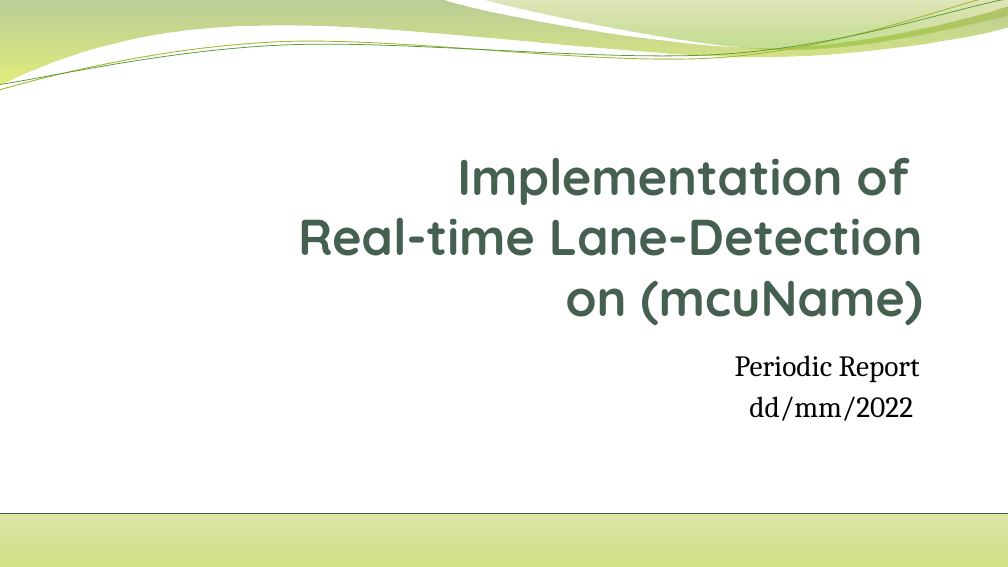
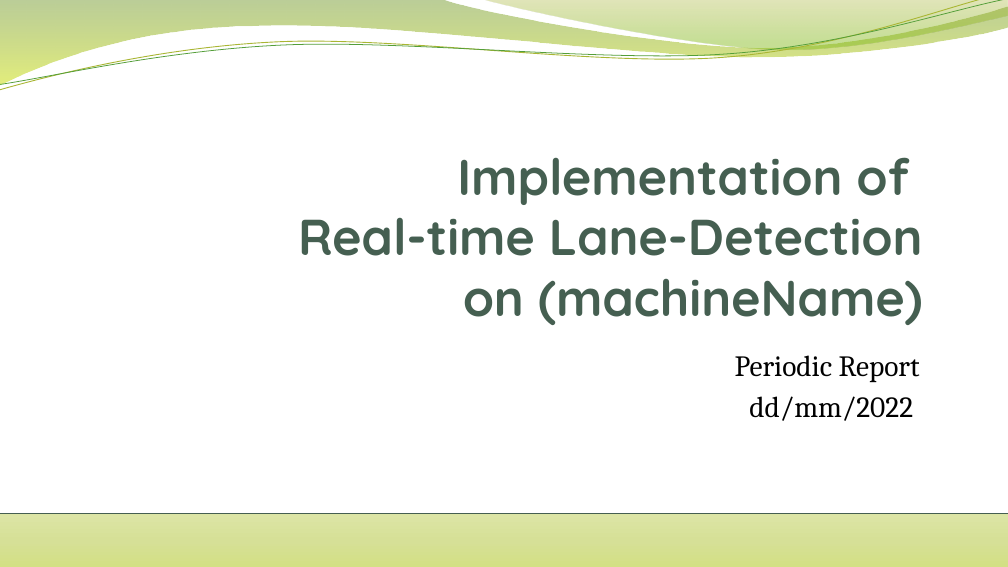
Before and after one commit to hphnngcquan/LaneDetection-OpenCV, a slide deck: slide 1 of docs/WeeklyNotes/Report-Sep28-2022-reasons-overview.pptx. Drawn at 1008x567 pixels with LibreOffice and Linux fonts; fonts in the diff are those of the drawing. Boxes give left, top, right and bottom in pixels: in the first picture for what was removed or moved away, otherwise in the second. Text is boxed around its words. In the diff, an @@ line names an element or a change of style, - is before the commit and + after.

```diff
--- a/docs/WeeklyNotes/Report-Sep28-2022-reasons-overview.pptx
+++ b/docs/WeeklyNotes/Report-Sep28-2022-reasons-overview.pptx
@@ title at [298,157,923,325]: text changed @@
-Implementation of
-Real-time Lane-Detection
-on (mcuName)
+Implementation of
+Real-time Lane-Detection
+on (machineName)
```
Also in this commit, not shown: 1 other slide changed.
